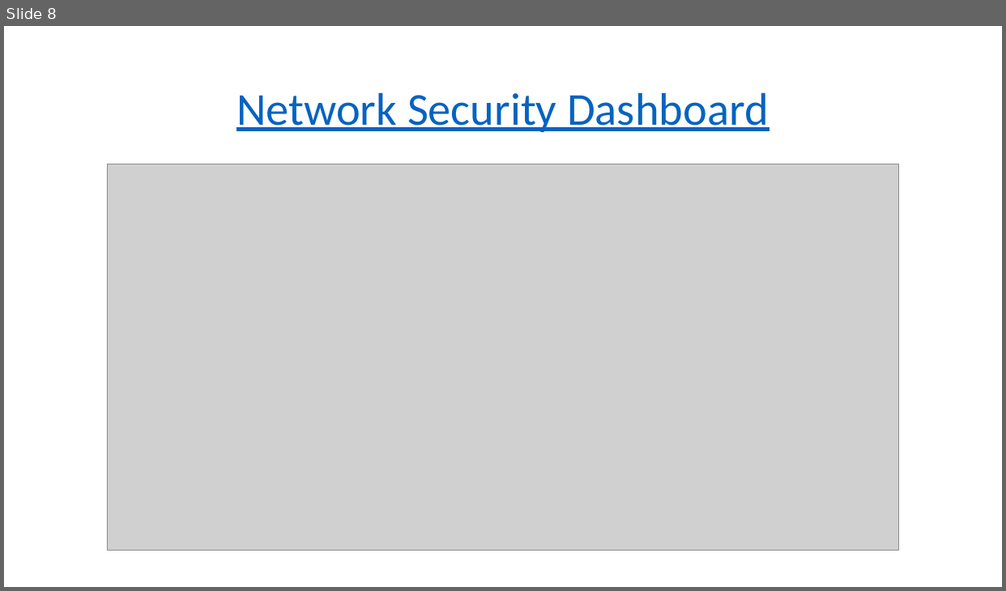
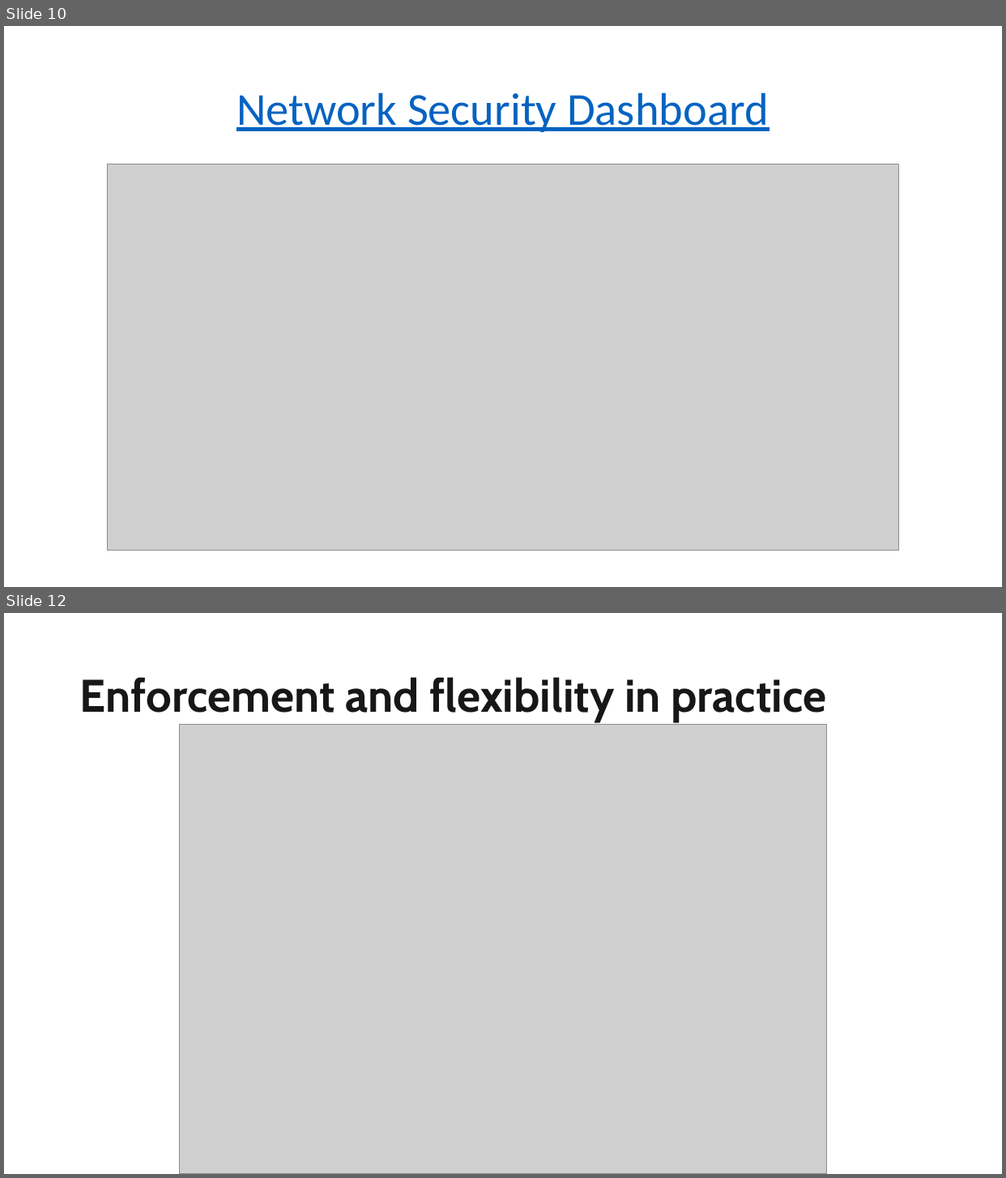
Before and after one commit to swiftsolves-msft/decks, a slide deck: Enterprise NSG Enforcement.pptx. Shown one above the other, each under a label of ours: slide 8 before the commit, slides 10 and 12 after it; the slides between them are not shown. The pictures are 1006x591 and 1006x1178 pixels, drawn with LibreOffice and Linux fonts; fonts in the diff are those of the drawing; grey boxes stand for pictures. Boxes give left, top, right and bottom in pixels: in the first picture for what was removed or moved away, otherwise in the second. Text is boxed around its words. In the diff, an @@ line names an element or a change of style, - is before the commit and + after.

```diff
--- a/Enterprise NSG Enforcement.pptx
+++ b/Enterprise NSG Enforcement.pptx
@@ slide 12 added at [4,613,1002,1174], background #FFFFFF @@
@@ title added at [80,677,826,722], 44 pt, text #171717, bold @@
+Enforcement and flexibility in practice
@@ picture added at [179,725,826,1174] @@
@@ what was slide 8 is now slide 10 @@
```
Also in this commit, not shown: 2 slides changed, 5 other slides added.
